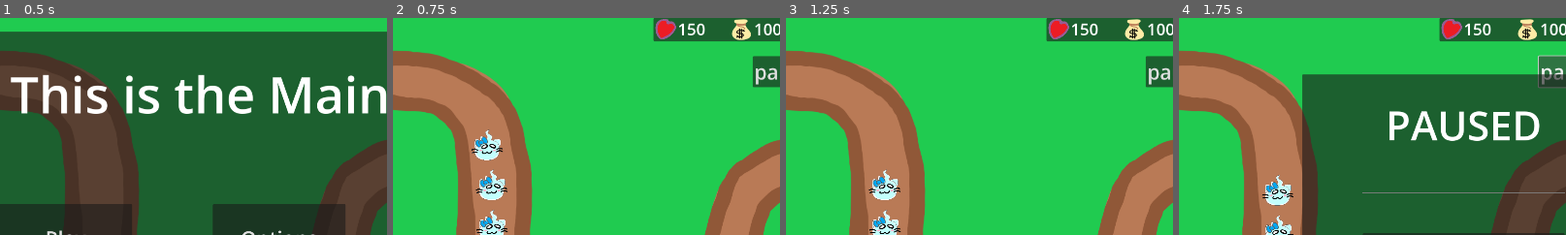
Above: before the commit, frames 1-4 (left to right).
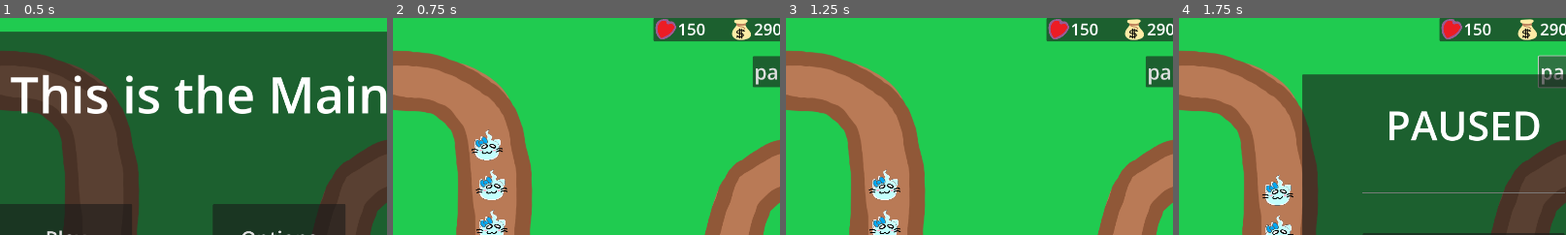
Above: after the commit, the same moments.

Repository: VitaminTree/Minki-Tower-Defense
Game: Godot game, scene res://UI/MainMenu.tscn
Same seed, same stepped clock (60 frames per second), same inputs: the game is played once before the commit and once after it. The engine's default icon, where the game draws it, is replaced by a stand-in: a white triangle on a blue panel in a dark square.
Inputs:
- Up to frame 1 (0.5 s): no input
- Up to frame 2 (0.75 s): click "Play" at 0.5 s
- Up to frame 3 (1.25 s): no input
- Up to frame 4 (1.75 s): click "pause" at 1.25 s
The pictures show only the part of the screen within x 13-63%, y 0-50%; the shares and areas given below are measured in that part.

Frame 1 is identical in both runs. In frame 2, 0.1% of the frame differs, in the area x 93-98%, y 2-9%; in frame 3, 0.1%; in frame 4, 0.1%.

Commit message:
Selectable towers
Clicking a tower highlights the tower and brings up a menu of buttons.
Currently, only the middle button is functional, which sells the tower for 50 money.

Diff:
--- /dev/null
+++ b/DefaultDude.gdshader
@@ -0,0 +1,65 @@
+shader_type canvas_item;
+
+uniform vec4 color : source_color = vec4(1.0);
+uniform float width : hint_range(0, 10) = 1.0;
+uniform int pattern : hint_range(0, 2) = 1; // diamond, circle, square
+uniform bool inside = false;
+uniform bool add_margins = true; // only useful when inside is false
+
+varying flat vec4 modulate;
+
+void vertex() {
+	if (add_margins) {
+		VERTEX += (UV * 2.0 - 1.0) * width;
+	}
+	modulate = COLOR;
+}
+
+bool hasContraryNeighbour(vec2 uv, vec2 texture_pixel_size, sampler2D texture) {
+	for (float i = -ceil(width); i <= ceil(width); i++) {
+		float x = abs(i) > width ? width * sign(i) : i;
+		float offset;
+
+		if (pattern == 0) {
+			offset = width - abs(x);
+		} else if (pattern == 1) {
+			offset = floor(sqrt(pow(width + 0.5, 2) - x * x));
+		} else if (pattern == 2) {
+			offset = width;
+		}
+
+		for (float j = -ceil(offset); j <= ceil(offset); j++) {
+			float y = abs(j) > offset ? offset * sign(j) : j;
+			vec2 xy = uv + texture_pixel_size * vec2(x, y);
+
+			if ((xy != clamp(xy, vec2(0.0), vec2(1.0)) || texture(texture, xy).a <= 0.0) == inside) {
+				return true;
+			}
+		}
+	}
+
+	return false;
+}
+
+void fragment() {
+	vec2 uv = UV;
+
+	if (add_margins) {
+		vec2 texture_pixel_size = vec2(1.0) / (vec2(1.0) / TEXTURE_PIXEL_SIZE + vec2(width * 2.0));
+
+		uv = (uv - texture_pixel_size * width) * TEXTURE_PIXEL_SIZE / texture_pixel_size;
+
+		if (uv != clamp(uv, vec2(0.0), vec2(1.0))) {
+			COLOR.a = 0.0;
+		} else {
+			COLOR = texture(TEXTURE, uv) * modulate;
+		}
+	} else {
+		COLOR = texture(TEXTURE, uv)* modulate;
+	}
+
+	if ((COLOR.a > 0.0) == inside && hasContraryNeighbour(uv, TEXTURE_PIXEL_SIZE, TEXTURE)) {
+		COLOR.rgb = inside ? mix(COLOR.rgb, color.rgb * modulate.rgb, color.a * modulate.a) : color.rgb * modulate.rgb;
+		COLOR.a += (1.0 - COLOR.a) * color.a * modulate.a;
+	}
+}
--- a/Enemies/Wisp.tscn
+++ b/Enemies/Wisp.tscn
@@ -9,6 +9,7 @@
 radius = 26.0
 
 [node name="enemy_Wisp" type="CharacterBody2D" groups=["Enemy"]]
+input_pickable = true
 script = ExtResource("1_rnsfu")
 healthpoints = 10
 damage = 5
--- a/Scripts/BasicTower.gd
+++ b/Scripts/BasicTower.gd
@@ -4,10 +4,17 @@
 @export var rangeHitbox: Area2D
 @export var projectileOrigin: Marker2D
 @export var timer: Timer
+@export var contextMenu: Panel
+@export var spriteOutline: Sprite2D
 
 var objectsInRange = []
 var target
+var selected: bool = false
 
+func _ready() -> void:
+	set_process_input(false)
+	contextMenu.visible = false
+	spriteOutline.visible = false
 
 # The generic Tower _process function seeks enemies as targets and throws a projectile at it.
 #
@@ -58,3 +65,18 @@
 				furthestTarget = i
 	target = furthestTarget
 	return target
+
+
+func _on_input_event(_viewport, event, _shape_idx):
+	if event is InputEventMouseButton and event.pressed and event.button_index == MOUSE_BUTTON_LEFT:
+		contextMenu.visible = true
+		selected = true
+
+
+func _on_mouse_entered():
+	spriteOutline.visible = true
+
+
+func _on_mouse_exited():
+	if selected == false:
+		spriteOutline.visible = false
--- a/Scripts/TowerPanel.gd
+++ b/Scripts/TowerPanel.gd
@@ -39,7 +39,7 @@
 	var tempTower = unit.instantiate()
 	tempTower.visible = false
 
-	if event is InputEventMouseButton and event.button_mask == 1 and canPurchase: # left mouse button click
+	if event is InputEventMouseButton and event.pressed and canPurchase: # left mouse button click
 		validClick = true
 		add_child(tempTower)
 		tempTower.process_mode = Node.PROCESS_MODE_DISABLED
--- a/Towers/ExperimentalMinki.tscn
+++ b/Towers/ExperimentalMinki.tscn
@@ -1,17 +1,27 @@
-[gd_scene load_steps=10 format=3 uid="uid://crfdqi0d4a3rg"]
+[gd_scene load_steps=13 format=3 uid="uid://crfdqi0d4a3rg"]
 
 [ext_resource type="Script" path="res://Scripts/BasicTower.gd" id="1_25dh4"]
 [ext_resource type="PackedScene" uid="uid://b7gb1iqm44gk5" path="res://Towers/melee_strike.tscn" id="2_lm4r5"]
 [ext_resource type="Texture2D" uid="uid://cr374bja6kq8s" path="res://Assets/circle.png" id="2_t4d8p"]
 [ext_resource type="Texture2D" uid="uid://ccrgq6sennjcm" path="res://Assets/checkerboard.png" id="4_3uu44"]
+[ext_resource type="Shader" path="res://DefaultDude.gdshader" id="4_74t88"]
 [ext_resource type="StyleBox" uid="uid://ruchrnlx762e" path="res://InvalidPlacement.tres" id="4_af4iy"]
 [ext_resource type="Texture2D" uid="uid://b8ovdiaq6k32m" path="res://Assets/icon.svg" id="4_x0qtk"]
+[ext_resource type="PackedScene" uid="uid://do4yo845lj8nv" path="res://UI/TowerContextMenu.tscn" id="7_gom1h"]
 
 [sub_resource type="RectangleShape2D" id="RectangleShape2D_v47a8"]
-size = Vector2(63, 63)
+size = Vector2(64, 64)
 
 [sub_resource type="CircleShape2D" id="CircleShape2D_odref"]
 radius = 105.0
+
+[sub_resource type="ShaderMaterial" id="ShaderMaterial_psabf"]
+shader = ExtResource("4_74t88")
+shader_parameter/color = Color(1, 1, 1, 1)
+shader_parameter/width = 10.0
+shader_parameter/pattern = 1
+shader_parameter/inside = false
+shader_parameter/add_margins = true
 
 [sub_resource type="StyleBoxTexture" id="StyleBoxTexture_b6igf"]
 texture = ExtResource("4_3uu44")
@@ -19,36 +29,44 @@
 axis_stretch_vertical = 1
 modulate_color = Color(1, 0.188235, 0.823529, 1)
 
-[node name="Tower" type="StaticBody2D" node_paths=PackedStringArray("rangeHitbox", "projectileOrigin", "timer")]
-collision_layer = 2
+[node name="Tower" type="StaticBody2D" node_paths=PackedStringArray("rangeHitbox", "projectileOrigin", "timer", "contextMenu", "spriteOutline")]
+collision_layer = 3
+input_pickable = true
 script = ExtResource("1_25dh4")
 projectile = ExtResource("2_lm4r5")
 rangeHitbox = NodePath("BulletRange")
 projectileOrigin = NodePath("BulletOrigin")
 timer = NodePath("BulletCooldown")
+contextMenu = NodePath("TowerMenu")
+spriteOutline = NodePath("OutlineShader")
 
 [node name="TowerShape" type="CollisionShape2D" parent="."]
 shape = SubResource("RectangleShape2D_v47a8")
 
-[node name="BulletOrigin" type="Marker2D" parent="."]
-
 [node name="BulletRange" type="Area2D" parent="."]
+input_pickable = false
 
 [node name="BulletRangeShape" type="CollisionShape2D" parent="BulletRange"]
 shape = SubResource("CircleShape2D_odref")
 
+[node name="BulletOrigin" type="Marker2D" parent="."]
+
 [node name="BulletRangeVisual" type="Sprite2D" parent="."]
 modulate = Color(0.0588235, 1, 1, 0.368627)
-position = Vector2(0, 1)
 scale = Vector2(0.6, 0.6)
 texture = ExtResource("2_t4d8p")
 
-[node name="TowerAppearance" type="Sprite2D" parent="."]
+[node name="OutlineShader" type="Sprite2D" parent="."]
+material = SubResource("ShaderMaterial_psabf")
+scale = Vector2(0.5, 0.5)
+texture = ExtResource("4_x0qtk")
+
+[node name="ModulateTexture" type="Sprite2D" parent="."]
 clip_children = 1
 scale = Vector2(0.5, 0.5)
 texture = ExtResource("4_x0qtk")
 
-[node name="Panel" type="Panel" parent="TowerAppearance"]
+[node name="Panel" type="Panel" parent="ModulateTexture"]
 anchors_preset = 15
 anchor_right = 1.0
 anchor_bottom = 1.0
@@ -58,7 +76,9 @@
 offset_bottom = -64.0
 grow_horizontal = 2
 grow_vertical = 2
+mouse_filter = 1
 theme_override_styles/panel = SubResource("StyleBoxTexture_b6igf")
+metadata/_edit_use_anchors_ = true
 
 [node name="BulletCooldown" type="Timer" parent="."]
 wait_time = 0.75
@@ -77,4 +97,16 @@
 offset_bottom = 32.0
 grow_horizontal = 2
 grow_vertical = 2
+mouse_filter = 1
 theme_override_styles/panel = ExtResource("4_af4iy")
+metadata/_edit_use_anchors_ = true
+
+[node name="TowerMenu" parent="." node_paths=PackedStringArray("tower") instance=ExtResource("7_gom1h")]
+offset_top = -87.0
+offset_bottom = -42.0
+tower = NodePath("..")
+metadata/_edit_use_anchors_ = true
+
+[connection signal="input_event" from="." to="." method="_on_input_event"]
+[connection signal="mouse_entered" from="." to="." method="_on_mouse_entered"]
+[connection signal="mouse_exited" from="." to="." method="_on_mouse_exited"]
--- a/Towers/FreezingMinki.tscn
+++ b/Towers/FreezingMinki.tscn
@@ -1,17 +1,27 @@
-[gd_scene load_steps=10 format=3 uid="uid://xr1agxks51pu"]
+[gd_scene load_steps=13 format=3 uid="uid://xr1agxks51pu"]
 
 [ext_resource type="Script" path="res://Towers/FreezingMinki.gd" id="1_5q48e"]
 [ext_resource type="Texture2D" uid="uid://cr374bja6kq8s" path="res://Assets/circle.png" id="2_0qrcm"]
 [ext_resource type="PackedScene" uid="uid://n5t6bvwnw0g6" path="res://Towers/slowdownDart.tscn" id="2_8gw5k"]
 [ext_resource type="Texture2D" uid="uid://b5xso582ggq0r" path="res://Assets/person.png" id="3_agnm8"]
 [ext_resource type="Texture2D" uid="uid://ccrgq6sennjcm" path="res://Assets/checkerboard.png" id="4_swocw"]
+[ext_resource type="Shader" path="res://DefaultDude.gdshader" id="4_v05mu"]
 [ext_resource type="StyleBox" uid="uid://ruchrnlx762e" path="res://InvalidPlacement.tres" id="5_11a7t"]
+[ext_resource type="PackedScene" uid="uid://do4yo845lj8nv" path="res://UI/TowerContextMenu.tscn" id="8_1q51o"]
 
 [sub_resource type="RectangleShape2D" id="RectangleShape2D_6r78o"]
-size = Vector2(109, 110)
+size = Vector2(128, 128)
 
 [sub_resource type="CircleShape2D" id="CircleShape2D_2a75o"]
 radius = 350.0
+
+[sub_resource type="ShaderMaterial" id="ShaderMaterial_gaqyr"]
+shader = ExtResource("4_v05mu")
+shader_parameter/color = Color(1, 1, 1, 1)
+shader_parameter/width = 6.0
+shader_parameter/pattern = 1
+shader_parameter/inside = false
+shader_parameter/add_margins = true
 
 [sub_resource type="StyleBoxTexture" id="StyleBoxTexture_up0c0"]
 texture = ExtResource("4_swocw")
@@ -19,15 +29,17 @@
 axis_stretch_vertical = 1
 modulate_color = Color(0.14902, 0.188235, 0.823529, 1)
 
-[node name="FreezingMinki" type="StaticBody2D" node_paths=PackedStringArray("rangeHitbox", "projectileOrigin", "timer")]
+[node name="FreezingMinki" type="StaticBody2D" node_paths=PackedStringArray("rangeHitbox", "projectileOrigin", "timer", "contextMenu", "spriteOutline")]
+input_pickable = true
 script = ExtResource("1_5q48e")
 projectile = ExtResource("2_8gw5k")
 rangeHitbox = NodePath("BulletRange")
 projectileOrigin = NodePath("BulletOrigin")
 timer = NodePath("BulletCooldown")
+contextMenu = NodePath("TowerMenu")
+spriteOutline = NodePath("OutlineShader")
 
 [node name="TowerShape" type="CollisionShape2D" parent="."]
-position = Vector2(-0.5, 0)
 shape = SubResource("RectangleShape2D_6r78o")
 
 [node name="BulletOrigin" type="Marker2D" parent="."]
@@ -35,21 +47,27 @@
 [node name="BulletRange" type="Area2D" parent="."]
 
 [node name="BulletRangeShape" type="CollisionShape2D" parent="BulletRange"]
-position = Vector2(0, 1)
 shape = SubResource("CircleShape2D_2a75o")
 
 [node name="BulletRangeVisual" type="Sprite2D" parent="."]
 modulate = Color(0.0588235, 1, 1, 0.368627)
-position = Vector2(0, 1)
 scale = Vector2(2, 2)
 texture = ExtResource("2_0qrcm")
 
-[node name="Sprite2D" type="Sprite2D" parent="."]
-clip_children = 1
+[node name="OutlineShader" type="Sprite2D" parent="."]
+material = SubResource("ShaderMaterial_gaqyr")
 scale = Vector2(0.5, 0.5)
 texture = ExtResource("3_agnm8")
 
-[node name="Panel" type="Panel" parent="Sprite2D"]
+[node name="ModulateTexture" type="Sprite2D" parent="."]
+clip_children = 2
+visibility_layer = 3
+material = SubResource("ShaderMaterial_gaqyr")
+scale = Vector2(0.5, 0.5)
+texture = ExtResource("3_agnm8")
+
+[node name="Panel" type="Panel" parent="ModulateTexture"]
+show_behind_parent = true
 anchors_preset = 15
 anchor_right = 1.0
 anchor_bottom = 1.0
@@ -59,13 +77,16 @@
 offset_bottom = -128.0
 grow_horizontal = 2
 grow_vertical = 2
+mouse_filter = 1
 theme_override_styles/panel = SubResource("StyleBoxTexture_up0c0")
+metadata/_edit_use_anchors_ = true
 
 [node name="BulletCooldown" type="Timer" parent="."]
 wait_time = 0.1
 one_shot = true
 
 [node name="Area" type="Panel" parent="."]
+visible = false
 modulate = Color(1, 1, 1, 0.694118)
 anchors_preset = 8
 anchor_left = 0.5
@@ -79,3 +100,11 @@
 grow_horizontal = 2
 grow_vertical = 2
 theme_override_styles/panel = ExtResource("5_11a7t")
+
+[node name="TowerMenu" parent="." node_paths=PackedStringArray("tower") instance=ExtResource("8_1q51o")]
+tower = NodePath("..")
+metadata/_edit_use_anchors_ = true
+
+[connection signal="input_event" from="." to="." method="_on_input_event"]
+[connection signal="mouse_entered" from="." to="." method="_on_mouse_entered"]
+[connection signal="mouse_exited" from="." to="." method="_on_mouse_exited"]
--- a/Towers/IceMinki.tscn
+++ b/Towers/IceMinki.tscn
@@ -1,10 +1,12 @@
-[gd_scene load_steps=8 format=3 uid="uid://41ht1veq4f77"]
+[gd_scene load_steps=11 format=3 uid="uid://41ht1veq4f77"]
 
 [ext_resource type="Script" path="res://Towers/IceMinki.gd" id="1_0cejt"]
 [ext_resource type="Texture2D" uid="uid://dtbt8e2rrnyc4" path="res://Assets/Minki.png" id="1_l4cng"]
 [ext_resource type="PackedScene" uid="uid://bcmnoqb8yygww" path="res://Towers/aoeDarts.tscn" id="2_hnokn"]
 [ext_resource type="Texture2D" uid="uid://cr374bja6kq8s" path="res://Assets/circle.png" id="2_itq45"]
 [ext_resource type="StyleBox" uid="uid://ruchrnlx762e" path="res://InvalidPlacement.tres" id="4_ku0nn"]
+[ext_resource type="Shader" path="res://DefaultDude.gdshader" id="5_n7kc0"]
+[ext_resource type="PackedScene" uid="uid://do4yo845lj8nv" path="res://UI/TowerContextMenu.tscn" id="6_v4eli"]
 
 [sub_resource type="RectangleShape2D" id="RectangleShape2D_tr8sk"]
 size = Vector2(109, 110)
@@ -12,12 +14,23 @@
 [sub_resource type="CircleShape2D" id="CircleShape2D_cil23"]
 radius = 350.0
 
-[node name="IceMinkiTower" type="StaticBody2D" node_paths=PackedStringArray("rangeHitbox", "projectileOrigin", "timer")]
+[sub_resource type="ShaderMaterial" id="ShaderMaterial_y1r5x"]
+shader = ExtResource("5_n7kc0")
+shader_parameter/color = Color(0, 0, 0, 1)
+shader_parameter/width = 10.0
+shader_parameter/pattern = 1
+shader_parameter/inside = false
+shader_parameter/add_margins = true
+
+[node name="IceMinkiTower" type="StaticBody2D" node_paths=PackedStringArray("rangeHitbox", "projectileOrigin", "timer", "contextMenu", "spriteOutline")]
+input_pickable = true
 script = ExtResource("1_0cejt")
 projectile = ExtResource("2_hnokn")
 rangeHitbox = NodePath("BulletRange")
 projectileOrigin = NodePath("BulletOrigin")
 timer = NodePath("BulletCooldown")
+contextMenu = NodePath("TowerMenu")
+spriteOutline = NodePath("OutlineShader")
 
 [node name="TowerShape" type="CollisionShape2D" parent="."]
 position = Vector2(-0.5, 0)
@@ -41,6 +54,11 @@
 scale = Vector2(0.2, 0.2)
 texture = ExtResource("1_l4cng")
 
+[node name="OutlineShader" type="Sprite2D" parent="."]
+material = SubResource("ShaderMaterial_y1r5x")
+scale = Vector2(0.2, 0.2)
+texture = ExtResource("1_l4cng")
+
 [node name="BulletCooldown" type="Timer" parent="."]
 one_shot = true
 
@@ -57,5 +75,15 @@
 offset_bottom = 58.0
 grow_horizontal = 2
 grow_vertical = 2
+mouse_filter = 1
 theme_override_styles/panel = ExtResource("4_ku0nn")
 metadata/_edit_use_anchors_ = true
+
+[node name="TowerMenu" parent="." node_paths=PackedStringArray("tower") instance=ExtResource("6_v4eli")]
+offset_top = -111.0
+offset_bottom = -66.0
+tower = NodePath("..")
+
+[connection signal="input_event" from="." to="." method="_on_input_event"]
+[connection signal="mouse_entered" from="." to="." method="_on_mouse_entered"]
+[connection signal="mouse_exited" from="." to="." method="_on_mouse_exited"]
--- a/Towers/PurpleMinki.tscn
+++ b/Towers/PurpleMinki.tscn
@@ -1,11 +1,13 @@
-[gd_scene load_steps=10 format=3 uid="uid://biw7a1ylgrqcu"]
+[gd_scene load_steps=13 format=3 uid="uid://biw7a1ylgrqcu"]
 
-[ext_resource type="Script" path="res://Towers/TempMinki.gd" id="1_u16cy"]
+[ext_resource type="Script" path="res://Scripts/BasicTower.gd" id="1_1s836"]
 [ext_resource type="Texture2D" uid="uid://cr374bja6kq8s" path="res://Assets/circle.png" id="1_y6rsb"]
 [ext_resource type="PackedScene" uid="uid://coqnc4e8k7cxg" path="res://Towers/BasicDart.tscn" id="2_afh23"]
 [ext_resource type="Texture2D" uid="uid://b5xso582ggq0r" path="res://Assets/person.png" id="2_kngs8"]
 [ext_resource type="Texture2D" uid="uid://ccrgq6sennjcm" path="res://Assets/checkerboard.png" id="3_4fupq"]
 [ext_resource type="StyleBox" uid="uid://ruchrnlx762e" path="res://InvalidPlacement.tres" id="3_uqt4y"]
+[ext_resource type="Shader" path="res://DefaultDude.gdshader" id="4_6wx7a"]
+[ext_resource type="PackedScene" uid="uid://do4yo845lj8nv" path="res://UI/TowerContextMenu.tscn" id="8_xb7pb"]
 
 [sub_resource type="RectangleShape2D" id="RectangleShape2D_tr8sk"]
 size = Vector2(109, 110)
@@ -13,18 +15,29 @@
 [sub_resource type="CircleShape2D" id="CircleShape2D_cil23"]
 radius = 350.0
 
+[sub_resource type="ShaderMaterial" id="ShaderMaterial_lb0lg"]
+shader = ExtResource("4_6wx7a")
+shader_parameter/color = Color(1, 1, 1, 1)
+shader_parameter/width = 6.0
+shader_parameter/pattern = 1
+shader_parameter/inside = false
+shader_parameter/add_margins = true
+
 [sub_resource type="StyleBoxTexture" id="StyleBoxTexture_0lv8g"]
 texture = ExtResource("3_4fupq")
 axis_stretch_horizontal = 1
 axis_stretch_vertical = 1
 modulate_color = Color(1, 0.188235, 0.823529, 1)
 
-[node name="TempMinkiTower" type="StaticBody2D" node_paths=PackedStringArray("rangeHitbox", "projectileOrigin", "timer")]
-script = ExtResource("1_u16cy")
+[node name="TempMinkiTower" type="StaticBody2D" node_paths=PackedStringArray("rangeHitbox", "projectileOrigin", "timer", "contextMenu", "spriteOutline")]
+input_pickable = true
+script = ExtResource("1_1s836")
 projectile = ExtResource("2_afh23")
 rangeHitbox = NodePath("BulletRange")
 projectileOrigin = NodePath("BulletOrigin")
 timer = NodePath("BulletCooldown")
+contextMenu = NodePath("TowerMenu")
+spriteOutline = NodePath("OutlineShader")
 
 [node name="TowerShape" type="CollisionShape2D" parent="."]
 position = Vector2(-0.5, 0)
@@ -45,12 +58,17 @@
 scale = Vector2(2, 2)
 texture = ExtResource("1_y6rsb")
 
-[node name="Sprite2D" type="Sprite2D" parent="."]
+[node name="OutlineShader" type="Sprite2D" parent="."]
+material = SubResource("ShaderMaterial_lb0lg")
+scale = Vector2(0.5, 0.5)
+texture = ExtResource("2_kngs8")
+
+[node name="ModulateTexture" type="Sprite2D" parent="."]
 clip_children = 1
 scale = Vector2(0.5, 0.5)
 texture = ExtResource("2_kngs8")
 
-[node name="Panel" type="Panel" parent="Sprite2D"]
+[node name="Panel" type="Panel" parent="ModulateTexture"]
 anchors_preset = 15
 anchor_right = 1.0
 anchor_bottom = 1.0
@@ -60,6 +78,7 @@
 offset_bottom = -128.0
 grow_horizontal = 2
 grow_vertical = 2
+mouse_filter = 1
 theme_override_styles/panel = SubResource("StyleBoxTexture_0lv8g")
 
 [node name="BulletCooldown" type="Timer" parent="."]
@@ -79,3 +98,12 @@
 grow_horizontal = 2
 grow_vertical = 2
 theme_override_styles/panel = ExtResource("3_uqt4y")
+
+[node name="TowerMenu" parent="." node_paths=PackedStringArray("tower") instance=ExtResource("8_xb7pb")]
+offset_top = -120.0
+offset_bottom = -75.0
+tower = NodePath("..")
+
+[connection signal="input_event" from="." to="." method="_on_input_event"]
+[connection signal="mouse_entered" from="." to="." method="_on_mouse_entered"]
+[connection signal="mouse_exited" from="." to="." method="_on_mouse_exited"]
--- /dev/null
+++ b/Towers/TowerOptions.gd
@@ -0,0 +1,17 @@
+extends Panel
+
+@export var tower: Tower
+
+
+
+func _on_backpack_button_pressed():
+	print("Backpack button pressed")
+
+
+func _on_sell_button_pressed():
+	SignalMessenger.MONEY_PAYMENT.emit(50)
+	tower.queue_free()
+
+
+func _on_third_button_pressed():
+	print("Third option pressed")
--- a/UI/IceMinkiPanel.tscn
+++ b/UI/IceMinkiPanel.tscn
@@ -5,6 +5,7 @@
 
 [node name="TowerPanel" type="Panel"]
 custom_minimum_size = Vector2(120, 160)
+mouse_filter = 1
 script = ExtResource("1_ts8j7")
 
 [node name="VBoxContainer" type="VBoxContainer" parent="."]
--- /dev/null
+++ b/UI/TowerContextMenu.tscn
@@ -0,0 +1,45 @@
+[gd_scene load_steps=5 format=3 uid="uid://do4yo845lj8nv"]
+
+[ext_resource type="Script" path="res://Towers/TowerOptions.gd" id="1_4x6ye"]
+[ext_resource type="Texture2D" uid="uid://bdoc6lha2tpi5" path="res://Assets/backpack.png" id="2_f8u4i"]
+[ext_resource type="Texture2D" uid="uid://b7k4d4uoey1ly" path="res://Assets/money.png" id="3_p6j6m"]
+[ext_resource type="Texture2D" uid="uid://b8ovdiaq6k32m" path="res://Assets/icon.svg" id="4_ou8ai"]
+
+[node name="TowerMenu" type="Panel"]
+offset_left = -100.0
+offset_top = -127.0
+offset_right = 100.0
+offset_bottom = -82.0
+script = ExtResource("1_4x6ye")
+
+[node name="HBoxContainer" type="HBoxContainer" parent="."]
+layout_mode = 0
+offset_right = 198.0
+offset_bottom = 44.0
+focus_mode = 2
+alignment = 2
+
+[node name="BackpackButton" type="TextureButton" parent="HBoxContainer"]
+layout_mode = 2
+size_flags_horizontal = 3
+texture_normal = ExtResource("2_f8u4i")
+ignore_texture_size = true
+stretch_mode = 5
+
+[node name="SellButton" type="TextureButton" parent="HBoxContainer"]
+layout_mode = 2
+size_flags_horizontal = 3
+texture_normal = ExtResource("3_p6j6m")
+ignore_texture_size = true
+stretch_mode = 5
+
+[node name="ThirdButton" type="TextureButton" parent="HBoxContainer"]
+layout_mode = 2
+size_flags_horizontal = 3
+texture_normal = ExtResource("4_ou8ai")
+ignore_texture_size = true
+stretch_mode = 5
+
+[connection signal="pressed" from="HBoxContainer/BackpackButton" to="." method="_on_backpack_button_pressed"]
+[connection signal="pressed" from="HBoxContainer/SellButton" to="." method="_on_sell_button_pressed"]
+[connection signal="pressed" from="HBoxContainer/ThirdButton" to="." method="_on_third_button_pressed"]
--- a/UI/ui.tscn
+++ b/UI/ui.tscn
@@ -21,6 +21,7 @@
 offset_bottom = 58.0
 script = ExtResource("2_smqts")
 Health = 150
+Money = 2900
 
 [node name="HBoxContainer" type="HBoxContainer" parent="Resource Panel"]
 layout_mode = 0
--- a/main.tscn
+++ b/main.tscn
@@ -7,8 +7,6 @@
 [ext_resource type="Script" path="res://Scripts/BespokePauseRemoveLater.gd" id="4_pknsf"]
 [ext_resource type="PackedScene" uid="uid://ca1qui65w5ckj" path="res://UI/ui.tscn" id="4_uwnil"]
 [ext_resource type="PackedScene" uid="uid://wdufakg0ncw0" path="res://Enemies/Dragoon.tscn" id="5_egsf6"]
-[ext_resource type="Texture2D" uid="uid://b5xso582ggq0r" path="res://Assets/person.png" id="7_tywtp"]
-[ext_resource type="Texture2D" uid="uid://ccrgq6sennjcm" path="res://Assets/checkerboard.png" id="8_7nb2a"]
 
 [sub_resource type="Curve2D" id="Curve2D_s8aae"]
 _data = {
@@ -19,12 +17,6 @@
 [sub_resource type="LabelSettings" id="LabelSettings_audou"]
 font_size = 50
 font_color = Color(0, 0, 0, 1)
-
-[sub_resource type="StyleBoxTexture" id="StyleBoxTexture_wrog5"]
-texture = ExtResource("8_7nb2a")
-axis_stretch_horizontal = 2
-axis_stretch_vertical = 2
-modulate_color = Color(1, 0.184314, 1, 1)
 
 [node name="Main" type="Node2D"]
 
@@ -105,6 +97,7 @@
 offset_top = 95.0
 offset_right = 1299.0
 offset_bottom = 172.0
+mouse_filter = 1
 theme_override_font_sizes/font_size = 50
 text = "pause"
 script = ExtResource("4_pknsf")
@@ -114,6 +107,7 @@
 offset_top = 984.0
 offset_right = 1120.0
 offset_bottom = 1047.0
+mouse_filter = 1
 theme_override_font_sizes/font_size = 40
 text = "Next Wave"
 
@@ -126,24 +120,6 @@
 text = "Wave 1 of 4"
 label_settings = SubResource("LabelSettings_audou")
 
-[node name="Sprite2D" type="Sprite2D" parent="."]
-visible = false
-clip_children = 1
-position = Vector2(806, 442)
-texture = ExtResource("7_tywtp")
-
-[node name="Panel" type="Panel" parent="Sprite2D"]
-anchors_preset = 15
-anchor_right = 1.0
-anchor_bottom = 1.0
-offset_left = -131.0
-offset_top = -132.0
-offset_right = -131.0
-offset_bottom = -132.0
-grow_horizontal = 2
-grow_vertical = 2
-theme_override_styles/panel = SubResource("StyleBoxTexture_wrog5")
-
 [connection signal="mouse_entered" from="Track/Path" to="Track" method="_on_path_mouse_entered"]
 [connection signal="mouse_exited" from="Track/Path" to="Track" method="_on_path_mouse_exited"]
 [connection signal="mouse_entered" from="Track/Water" to="Track" method="_on_water_mouse_entered"]
Binary file added: Assets/backpack.png
Not shown, added: Assets/backpack.png.import
Not shown: 1 places in main.tscn that only renumber resources
